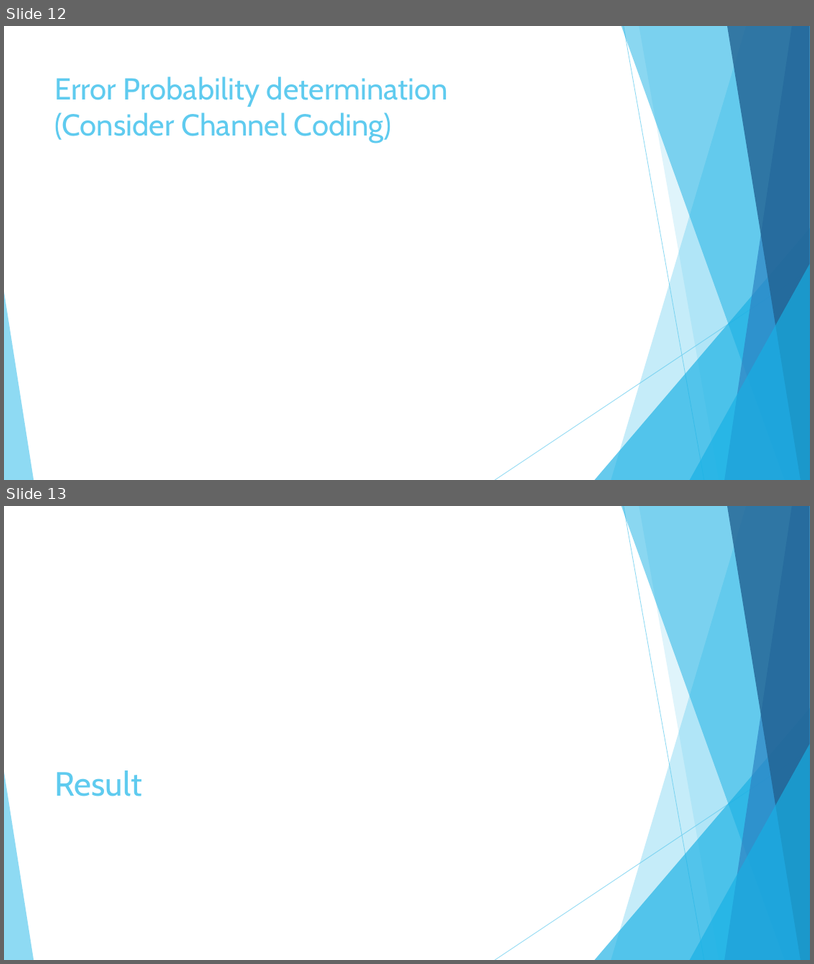
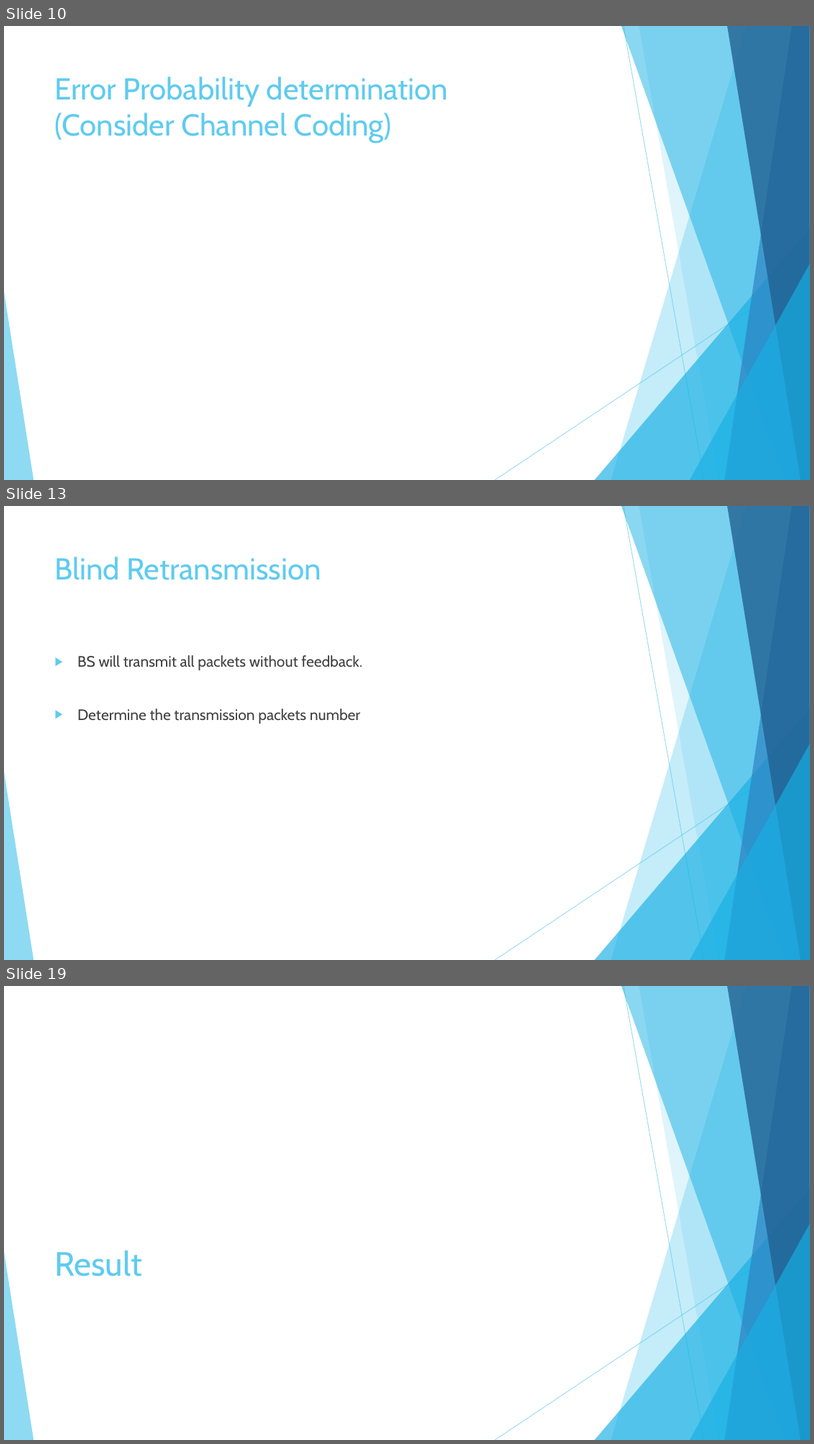
Before and after one commit to hungchun0201/Reliable_multicast_simulation, a slide deck: Final_project_reliable_multicast_retransmission_scheme.pptx. Shown one above the other, each under a label of ours: slides 12 and 13 before the commit, slides 10, 13 and 19 after it; the slides between them are not shown. The pictures are 814x964 and 814x1444 pixels, drawn with LibreOffice and Linux fonts; fonts in the diff are those of the drawing. Boxes give left, top, right and bottom in pixels: in the first picture for what was removed or moved away, otherwise in the second. Text is boxed around its words. In the diff, an @@ line names an element or a change of style, - is before the commit and + after.

```diff
--- a/Final_project_reliable_multicast_retransmission_scheme.pptx
+++ b/Final_project_reliable_multicast_retransmission_scheme.pptx
@@ slide 13 added at (x1=4, y1=506, x2=810, y2=960), background #FFFFFF; not listed: 10 template elements that a slide beside it also shows @@
@@ title added at (x1=55, y1=556, x2=321, y2=580), 36 pt, text #5FCBEF @@
+Blind Retransmission
@@ text added at (x1=77, y1=655, x2=363, y2=723), 18 pt, text #404040 @@
+▶ BS will transmit all packets without feedback.
+▶ Determine the transmission packets number
@@ what was slide 12 is now slide 10 @@
@@ what was slide 13 is now slide 19 @@
```
Also in this commit, not shown: 6 slides changed, 12 other slides added, 3 slides removed, 10 other files.
